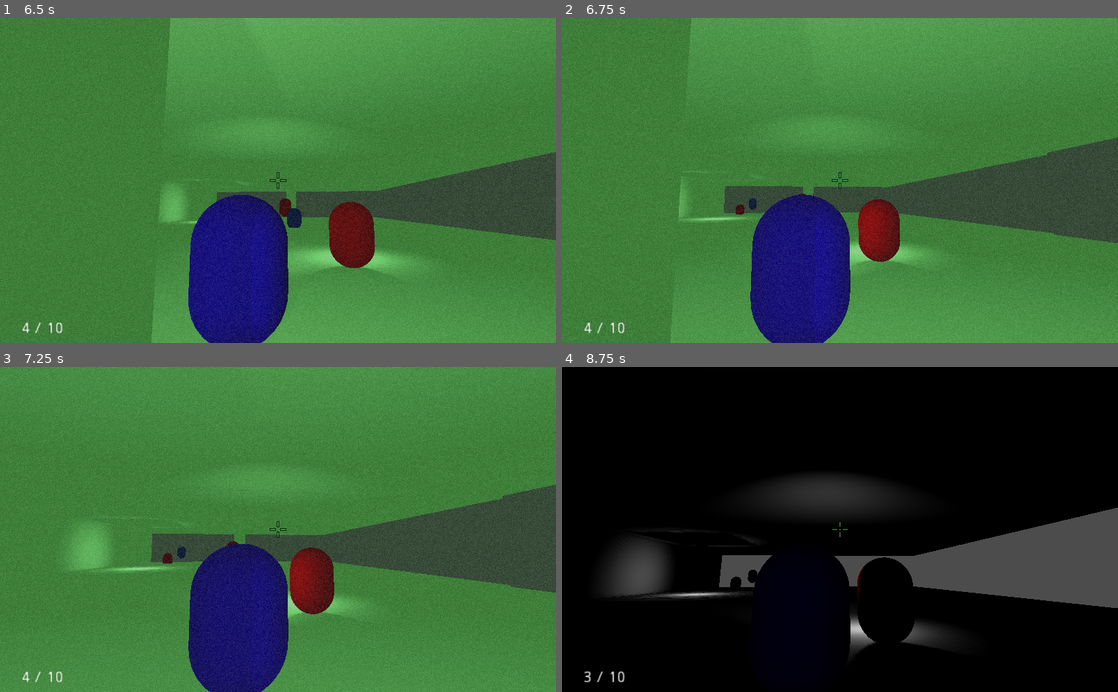
Above: before the commit, frames 1-4 (two rows, left to right).
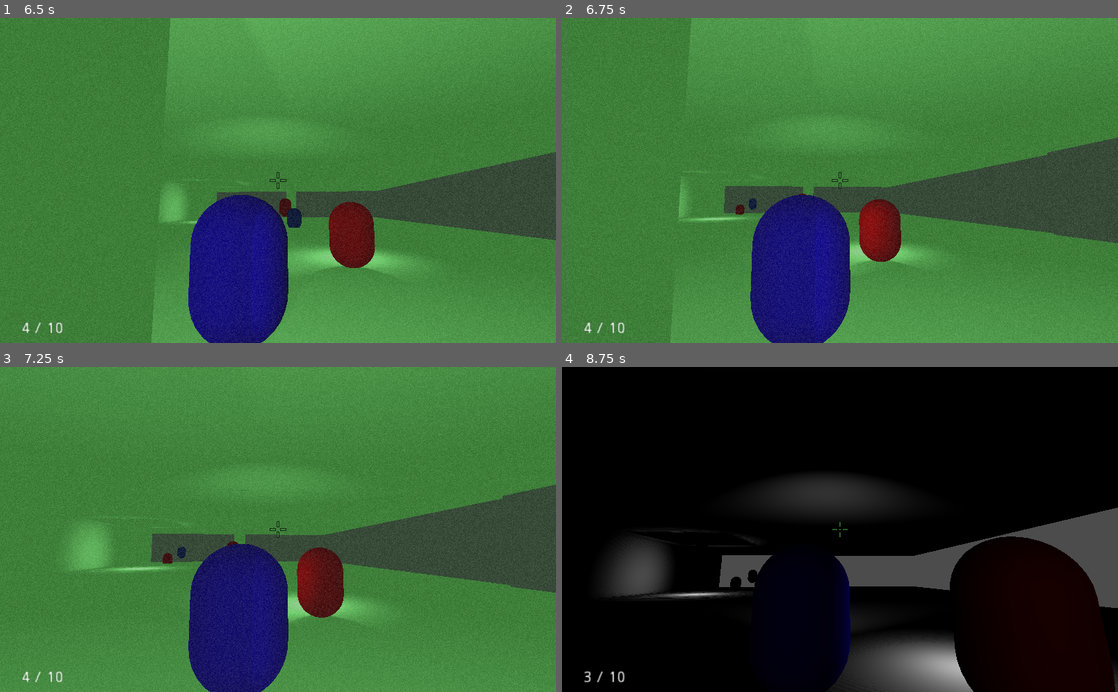
Above: after the commit, the same moments.

Repository: brennosouza/VS-Stealth
Game: Godot game, scene res://scenes/levels/test_level.tscn
Same seed, same stepped clock (60 frames per second), same inputs: the game is played once before the commit and once after it.
Inputs (mouse positions are in pixels of both pictures, inside the frame that each line leads up to):
- Up to frame 1 (6.5 s): move the mouse to (305, 180) at 0.52 s; hold Ctrl (crouch) 0.53-1.28 s; hold Up (ui_up) 0.53-5.78 s; move the mouse to (250, 180) at 1.27 s; tap F (flashlight) at 1.35, 5.85 s; move the mouse to (289, 174) at 2.02 s; tap E (interact) at 2.1 s; move the mouse to (272, 187) at 2.77 s; tap N (nightvision) at 2.85 s; move the mouse to (316, 183) at 3.52 s; click (316, 183) at 3.6 s; move the mouse to (233, 177) at 4.27 s; tap Shift (sprint) at 4.35 s; move the mouse to (283, 180) at 5.02 s; hold Ctrl (crouch) 5.03-5.78 s; move the mouse to (255, 174) at 5.77 s; hold Right (ui_right) from 5.78 s (still down)
- Up to frame 2 (6.75 s): move the mouse to (867, 180) at 6.52 s; release Right (ui_right) at 6.53 s; hold Up (ui_up) from 6.53 s (still down); tap E (interact) at 6.6 s
- Up to frame 3 (7.25 s): keep holding Up (ui_up)
- Up to frame 4 (8.75 s): keep holding Up (ui_up); move the mouse to (812, 529) at 7.27 s; tap N (nightvision) at 7.35 s; move the mouse to (851, 523) at 8.02 s; click (851, 523) at 8.1 s

Frame 1 is identical in both runs. In frame 2, less than 0.1% of the frame differs, in the area x 53-61%, y 55-75%; in frame 3, 0.8%; in frame 4, 8.7%, in the area x 49-100%, y 52-100%.

Commit message:
Inimigo tem tempo de espera para continuar para o próximo ponto do path

Diff:
--- a/scenes/characters/Enemy.gd
+++ b/scenes/characters/Enemy.gd
@@ -6,10 +6,14 @@
 var patrol_points
 var patrol_index = 0
 var velocity = Vector3.ZERO
+var direction = Vector3.ZERO
 
 onready var dummyrotation = $DummyRotation
+
+export var path_wait_time = 2.5
 export var patrol_rotate_speed = 0.5
 export var fast_rotate_speed = 0.3
+
 var rotate_speed = patrol_rotate_speed
 
 #var gravity = -100
@@ -24,14 +28,7 @@
 
 
 func _physics_process(delta):
-	if !patrol_path:
-		return
-	var target = patrol_points[patrol_index]
-	if global_transform.origin.distance_to(target) < 5:
-		patrol_index = wrapi(patrol_index + 1, 0, patrol_points.size())
-		target = patrol_points[patrol_index]
-#		target.y = 0
-	var direction = target - global_transform.origin
+	patrol_path()
 
 	#Codigo de virar para a direção sem tween
 #	look_at(global_transform.origin + velocity,Vector3.UP)
@@ -61,6 +58,18 @@
 	velocity = move_and_slide(velocity, Vector3.UP)
 
 
+func patrol_path():
+	if !patrol_path:
+		return
+	var target = patrol_points[patrol_index]
+	direction = target - global_transform.origin
+
+	if global_transform.origin.distance_to(target) < 5:
+		yield(get_tree().create_timer(path_wait_time), "timeout")
+		patrol_index = wrapi(patrol_index + 1, 0, patrol_points.size())
+		target = patrol_points[patrol_index]
+#		target.y = 0
+
 
 
 func playfootsteps(wait: bool):
--- a/scenes/levels/test_level.tscn
+++ b/scenes/levels/test_level.tscn
@@ -297,11 +297,11 @@
 height = 7.84391
 depth = 0.876313
 
-[node name="Enemy" parent="." instance=ExtResource( 4 )]
+[node name="Enemies" type="Spatial" parent="."]
+
+[node name="Enemy" parent="Enemies" instance=ExtResource( 4 )]
 transform = Transform( 1, 0, 0, 0, 1, 0, 0, 0, 1, 0, 4.05293, 16.1458 )
 curve = SubResource( 7 )
-
-[node name="Enemies" type="Spatial" parent="."]
 
 [node name="WorldEnvironment" type="WorldEnvironment" parent="."]
 environment = SubResource( 4 )
@@ -331,4 +331,4 @@
 mesh = SubResource( 6 )
 material/0 = null
 
-[editable path="Enemy"]
+[editable path="Enemies/Enemy"]
